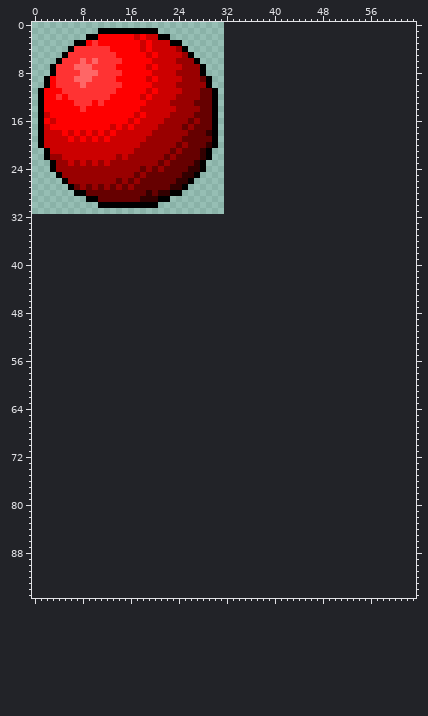
Sprite sheet -- game/player.png. The picture above was drawn from the file before the commit.
The file is 32x32 pixels. The old version is drawn lined up with the new one, on the new canvas.
Once edited:
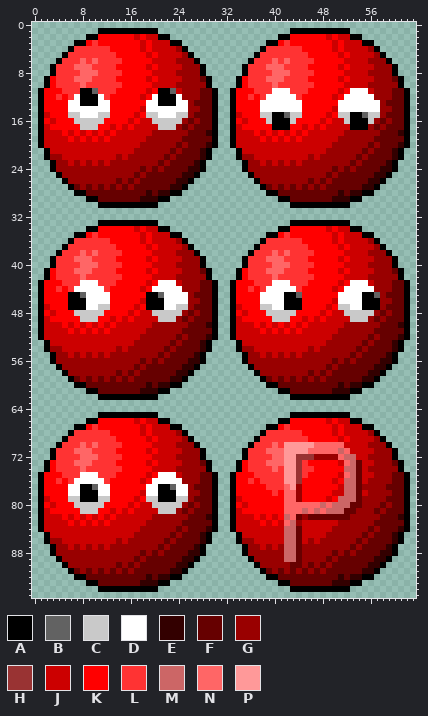
Palette (. is transparent): A #000000  B #626262  C #c9c9c9  D #ffffff  E #330000  F #660000  G #990000  H #993333  J #cc0000  K #ff0000  L #ff3333  M #cc6666  N #ff6666  P #ff9999
The author wrote: player now has multiple sprites
Diff:
canvas 32x32 -> 64x96
Changed rows in their new state; - is an unchanged pixel.
first column x 1:
 1 ------------------------------------------AAAAAAAAAA----------
 2 ----------------------------------------AAKKKKKKJKJJAA--------
 3 --------------------------------------AAKLKKKKKKKJKJJJAA------
 4 -------------------------------------ALLLLLLKKKKKJKJJJJGA-----
 5 ------------------------------------ALLLLLLLLKKKKKJKJJJJGA----
 6 -----------------------------------ALLLNLNLLLLKKKKKJJJJGGGA---
 7 ----------------------------------ALLLNNNLLLLKKKKKJKJJJJGGGA--
 8 ----------------------------------ALLLLNNNLLLLKKKKKJJJJGGGGA--
 9 ---------------------------------AKLLLNNNLLLLKKKKKJKJJJJGGGFA-
10 ---------------------------------AKLLLLNLLLLLLKKKKKJJJJGGGGGA-
11 -------AAB----------AAB---------AKKKLLLDDDLLLKKKKKJKDDDJGGGFFA
12 ------DAAAD--------DAAAD--------AKKLKLDDDDDLKKKKKJKDDDDDGGGFFA
13 -----DDAAADD------DDAAADD-------AKKKKDDDDDDDKKKKKKDDDDDDDGFFFA
14 -----DDDDDDD------DDDDDDD-------AKKKKDDDDDDDKKKKKJDDDDDDDGGFFA
15 -----CCDDDCC------CCDDDCC-------AJKKKCCAABCCKKKKJKCCAABCCGFFFA
16 ------CCCCC--------CCCCC--------AKJKKKCAAACKKKKJKJJCAAACGFGFFA
17 -------CCC----------CCC---------AJKKKKKAAAKKJKJKJJJJAAAGFGFFFA
18 --------------------------------AJJJKJKJKJKJKJJJJJJGGGGGGFFFEA
19 --------------------------------AJJJJKJKJKJKJJJJJJGGGGGGFFFFFA
20 --------------------------------AJJJJJJJJJJJJJJJJGGGGGGFGFFFEA
21 ---------------------------------AJJJJJJJJJJJJJJGGGGGGFGFFFEA-
22 ---------------------------------AGGJJJJJJJJJGJGGGGGGFGFFFFEA-
23 ----------------------------------AGGJGJGJGJGGGGGGGGFGFFFFEA--
24 ----------------------------------AGGGGGGGGGGGGGGFGFGFFFFEEA--
25 -----------------------------------AGGGGGGGGGGGGFGFFFFFFEEA---
26 ------------------------------------AGGGGGGGGFGFGFFFFFFEEA----
27 -------------------------------------AFGFGFGFGFGFFFFFFEEA-----
28 --------------------------------------AAFFFFFFFFFFEFEEAA------
29 ----------------------------------------AAFFFFFFFEEEAA--------
30 ------------------------------------------AAAAAAAAAA----------
33 ----------AAAAAAAAAA----------------------AAAAAAAAAA----------
34 --------AAKKKKKKJKJJAA------------------AAKKKKKKJKJJAA--------
35 ------AAKLKKKKKKKJKJJJAA--------------AAKLKKKKKKKJKJJJAA------
36 -----ALLLLLLKKKKKJKJJJJGA------------ALLLLLLKKKKKJKJJJJGA-----
37 ----ALLLLLLLLKKKKKJKJJJJGA----------ALLLLLLLLKKKKKJKJJJJGA----
38 ---ALLLNLNLLLLKKKKKJJJJGGGA--------ALLLNLNLLLLKKKKKJJJJGGGA---
39 --ALLLNNNLLLLKKKKKJKJJJJGGGA------ALLLNNNLLLLKKKKKJKJJJJGGGA--
40 --ALLLLNNNLLLLKKKKKJJJJGGGGA------ALLLLNNNLLLLKKKKKJJJJGGGGA--
41 -AKLLLNNNLLLLKKKKKJKJJJJGGGFA----AKLLLNNNLLLLKKKKKJKJJJJGGGFA-
42 -AKLLLLNLLLLLLKKKKKJJJJGGGGGA----AKLLLLNLLLLLLKKKKKJJJJGGGGGA-
43 AKKKLLLDDDLLLKKKKKJKDDDJGGGFFA--AKKKLLLDDDLLLKKKKKJKDDDJGGGFFA
44 AKKLKLDDDDDLKKKKKJKDDDDDGGGFFA--AKKLKLDDDDDLKKKKKJKDDDDDGGGFFA
45 AKKKKAABDDDDKKKKKKAABDDDDGFFFA--AKKKKDDDDAABKKKKKKDDDDAABGFFFA
46 AKKKKAAADDDDKKKKKJAAADDDDGGFFA--AKKKKDDDDAAAKKKKKJDDDDAAAGGFFA
47 AJKKKAAADDCCKKKKJKAAADDCCGFFFA--AJKKKCCDDAAAKKKKJKCCDDAAAGFFFA
48 AKJKKKCCCCCKKKKJKJJCCCCCGFGFFA--AKJKKKCCCCCKKKKJKJJCCCCCGFGFFA
49 AJKKKKKCCCKKJKJKJJJJCCCGFGFFFA--AJKKKKKCCCKKJKJKJJJJCCCGFGFFFA
50 AJJJKJKJKJKJKJJJJJJGGGGGGFFFEA--AJJJKJKJKJKJKJJJJJJGGGGGGFFFEA
51 AJJJJKJKJKJKJJJJJJGGGGGGFFFFFA--AJJJJKJKJKJKJJJJJJGGGGGGFFFFFA
52 AJJJJJJJJJJJJJJJJGGGGGGFGFFFEA--AJJJJJJJJJJJJJJJJGGGGGGFGFFFEA
53 -AJJJJJJJJJJJJJJGGGGGGFGFFFEA----AJJJJJJJJJJJJJJGGGGGGFGFFFEA-
54 -AGGJJJJJJJJJGJGGGGGGFGFFFFEA----AGGJJJJJJJJJGJGGGGGGFGFFFFEA-
55 --AGGJGJGJGJGGGGGGGGFGFFFFEA------AGGJGJGJGJGGGGGGGGFGFFFFEA--
56 --AGGGGGGGGGGGGGGFGFGFFFFEEA------AGGGGGGGGGGGGGGFGFGFFFFEEA--
57 ---AGGGGGGGGGGGGFGFFFFFFEEA--------AGGGGGGGGGGGGFGFFFFFFEEA---
58 ----AGGGGGGGGFGFGFFFFFFEEA----------AGGGGGGGGFGFGFFFFFFEEA----
59 -----AFGFGFGFGFGFFFFFFEEA------------AFGFGFGFGFGFFFFFFEEA-----
60 ------AAFFFFFFFFFFEFEEAA--------------AAFFFFFFFFFFEFEEAA------
61 --------AAFFFFFFFEEEAA------------------AAFFFFFFFEEEAA--------
62 ----------AAAAAAAAAA----------------------AAAAAAAAAA----------
65 ----------AAAAAAAAAA----------------------AAAAAAAAAA----------
66 --------AAKKKKKKJKJJAA------------------AAKKKKKKJKJJAA--------
67 ------AAKLKKKKKKKJKJJJAA--------------AAKLKKKKKKKJKJJJAA------
68 -----ALLLLLLKKKKKJKJJJJGA------------ALLLLLLKKKKKJKJJJJGA-----
69 ----ALLLLLLLLKKKKKJKJJJJGA----------ALLLLLLLLKKKKKJKJJJJGA----
70 ---ALLLNLNLLLLKKKKKJJJJGGGA--------ALLLNLPPPPPNNNNNJJJJGGGA---
71 --ALLLNNNLLLLKKKKKJKJJJJGGGA------ALLLNNNPPPPNNNNNMNJJJJGGGA--
72 --ALLLLNNNLLLLKKKKKJJJJGGGGA------ALLLLNNPPHHHGGGGNMMJJGGGGA--
73 -AKLLLNNNLLLLKKKKKJKJJJJGGGFA----AKLLLNNNPPHLKKKKKJNMFJJGGGFA-
74 -AKLLLLNLLLLLLKKKKKJJJJGGGGGA----AKLLLLNLPPHLLKKKKKMMFJGGGGGA-
75 AKKKLLLDDDLLLKKKKKJKDDDJGGGFFA--AKKKLLLLLPPHLKKKKKJNMFJJGGGFFA
76 AKKLKLDDDDDLKKKKKJKDDDDDGGGFFA--AKKLKLLLLPPHKKKKKJKMMFJGGGGFFA
77 AKKKKDDAABDDKKKKKKDDAABDDGFFFA--AKKKKKLLLNPGKKKKKKJMMFGGGGFFFA
78 AKKKKDDAAADDKKKKKJDDAAADDGGFFA--AKKKKKKLKNNGKKKKKJJMMFJGGGGFFA
79 AJKKKCCAAACCKKKKJKCCAAACCGFFFA--AJKKKKKKKNNGKKKKJKMMMFGGGGFFFA
80 AKJKKKCCCCCKKKKJKJJCCCCCGFGFFA--AKJKKKKKKNNNNNNMNMMMFFGGGFGFFA
81 AJKKKKKCCCKKJKJKJJJJCCCGFGFFFA--AJKKKKKKKNNNMNMNMMMFFGGGFGFFFA
82 AJJJKJKJKJKJKJJJJJJGGGGGGFFFEA--AJJJKJKJKMNFGFFFFFFFGGGGGFFFEA
83 AJJJJKJKJKJKJJJJJJGGGGGGFFFFFA--AJJJJKJKJNMGJJJJJJGGGGGGFFFFFA
84 AJJJJJJJJJJJJJJJJGGGGGGFGFFFEA--AJJJJJJJJMMFJJJJJGGGGGGFGFFFEA
85 -AJJJJJJJJJJJJJJGGGGGGFGFFFEA----AJJJJJJJMMFJJJJGGGGGGFGFFFEA-
86 -AGGJJJJJJJJJGJGGGGGGFGFFFFEA----AGGJJJJJMMFJGJGGGGGGFGFFFFEA-
87 --AGGJGJGJGJGGGGGGGGFGFFFFEA------AGGJGJGMMFGGGGGGGGFGFFFFEA--
88 --AGGGGGGGGGGGGGGFGFGFFFFEEA------AGGGGGGMMFGGGGGFGFGFFFFEEA--
89 ---AGGGGGGGGGGGGFGFFFFFFEEA--------AGGGGGMMFGGGGFGFFFFFFEEA---
90 ----AGGGGGGGGFGFGFFFFFFEEA----------AGGGGGFFGFGFGFFFFFFEEA----
91 -----AFGFGFGFGFGFFFFFFEEA------------AFGFGFGFGFGFFFFFFEEA-----
92 ------AAFFFFFFFFFFEFEEAA--------------AAFFFFFFFFFFEFEEAA------
93 --------AAFFFFFFFEEEAA------------------AAFFFFFFFEEEAA--------
94 ----------AAAAAAAAAA----------------------AAAAAAAAAA----------
